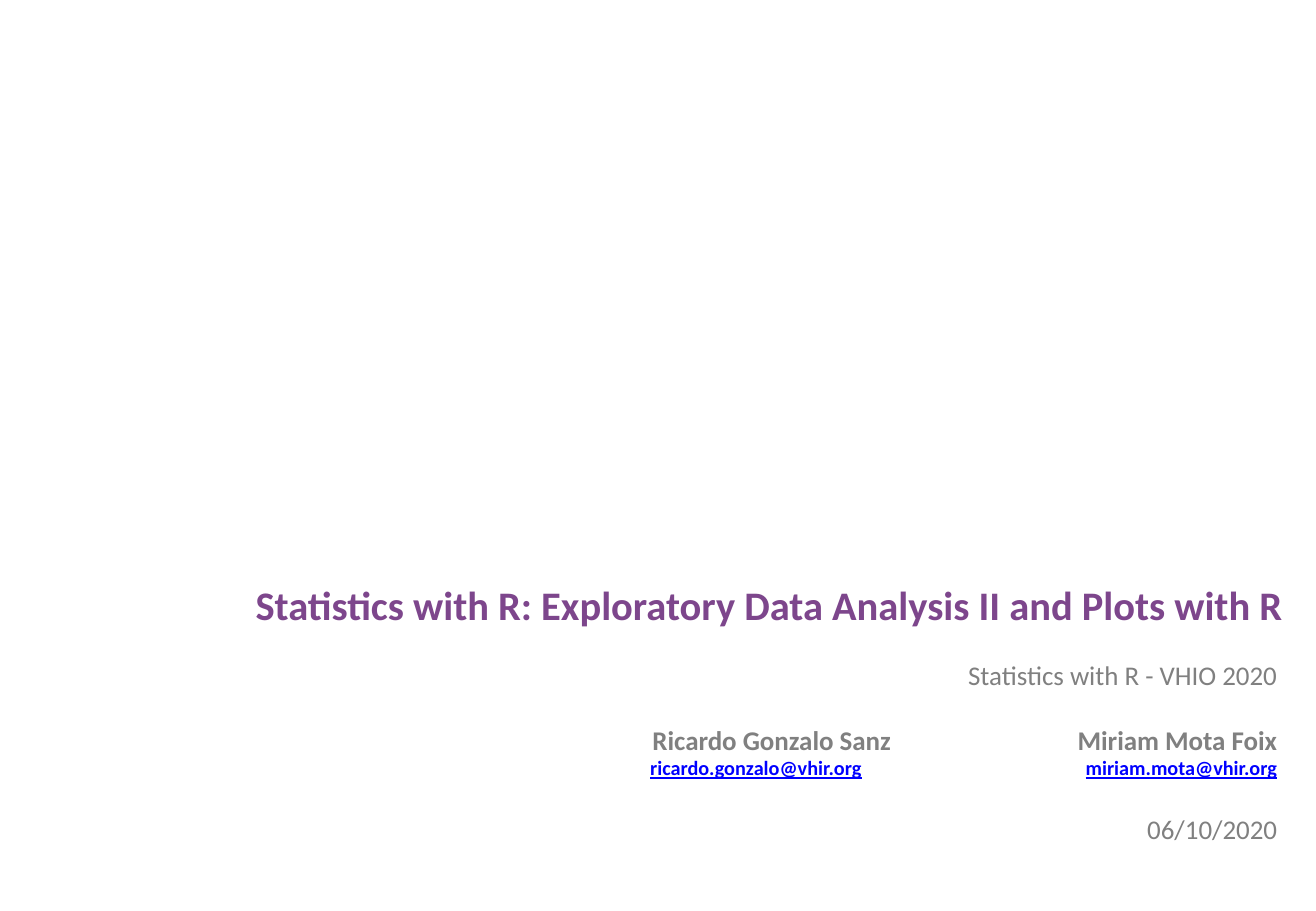
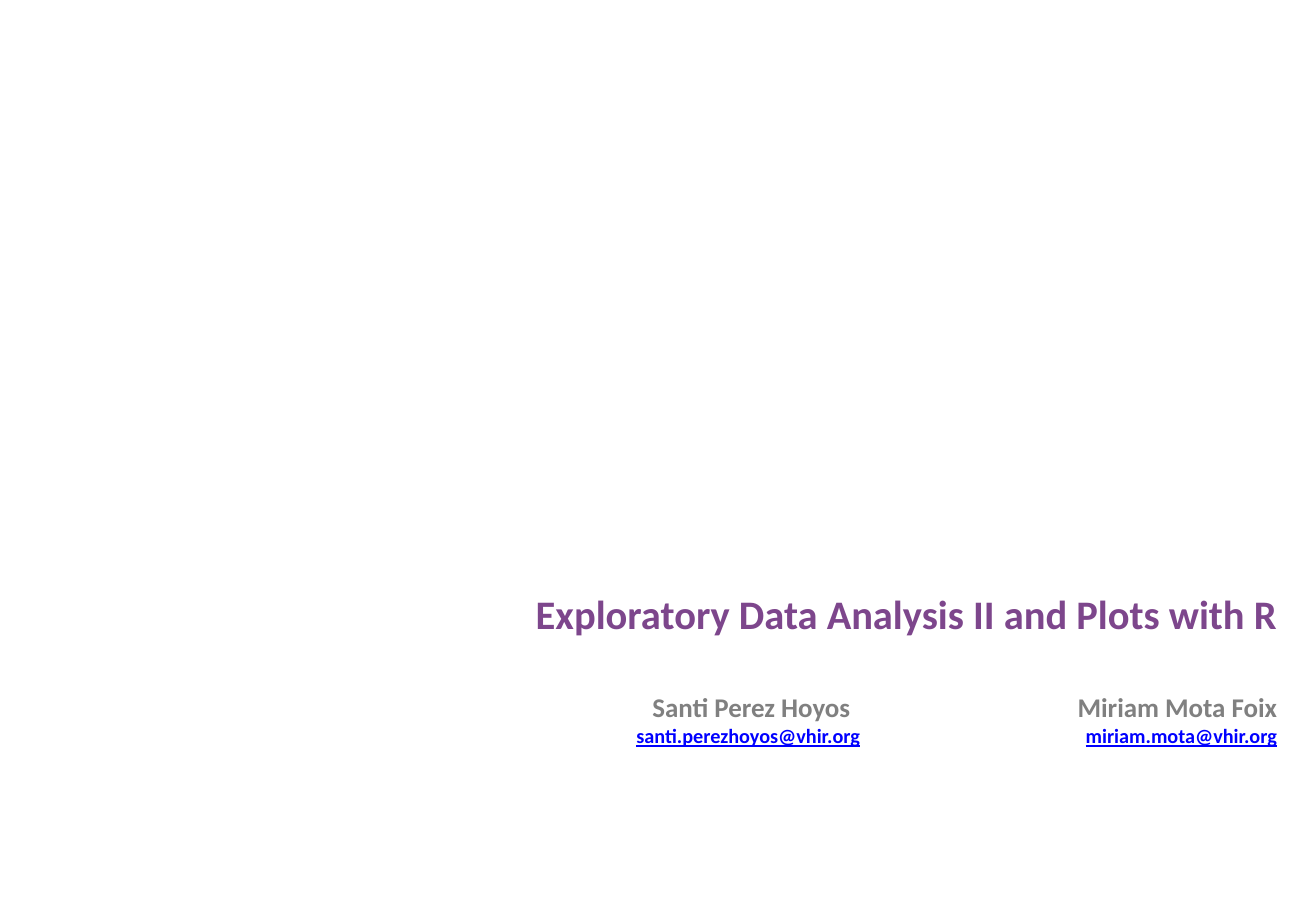
Before and after one commit to uebvhir/Course2020_Statistical-Analysis-with-R, a slide deck: slide 1 of Slides/StatisticsWithR-3-Exploratory_Analysis_II_And_Graphics.pptx. Drawn at 1316x911 pixels with LibreOffice and Linux fonts; fonts in the diff are those of the drawing; background and template pictures are left out. Boxes give left, top, right and bottom in pixels: in the first picture for what was removed or moved away, otherwise in the second. Text is boxed around its words. In the diff, an @@ line names an element or a change of style, - is before the commit and + after.

```diff
--- a/Slides/StatisticsWithR-3-Exploratory_Analysis_II_And_Graphics.pptx
+++ b/Slides/StatisticsWithR-3-Exploratory_Analysis_II_And_Graphics.pptx
@@ text at (536, 600, 1277, 636): text changed @@
-Statistics with R: Exploratory Data Analysis II and Plots with R
+Exploratory Data Analysis II and Plots with R
@@ text at (636, 698, 1277, 747): text changed; size 16 to 12 pt; text colour #808080 to #0000FF @@
-Statistics with R - VHIO 2020
-Ricardo Gonzalo Sanz Miriam Mota Foix
-ricardo.gonzalo@vhir.org miriam.mota@vhir.org
-06/10/2020
+Santi Perez Hoyos Miriam Mota Foix
+santi.perezhoyos@vhir.org miriam.mota@vhir.org
```
Also in this commit, not shown: 3 other slides changed, 6 slides removed, 1 other file.
